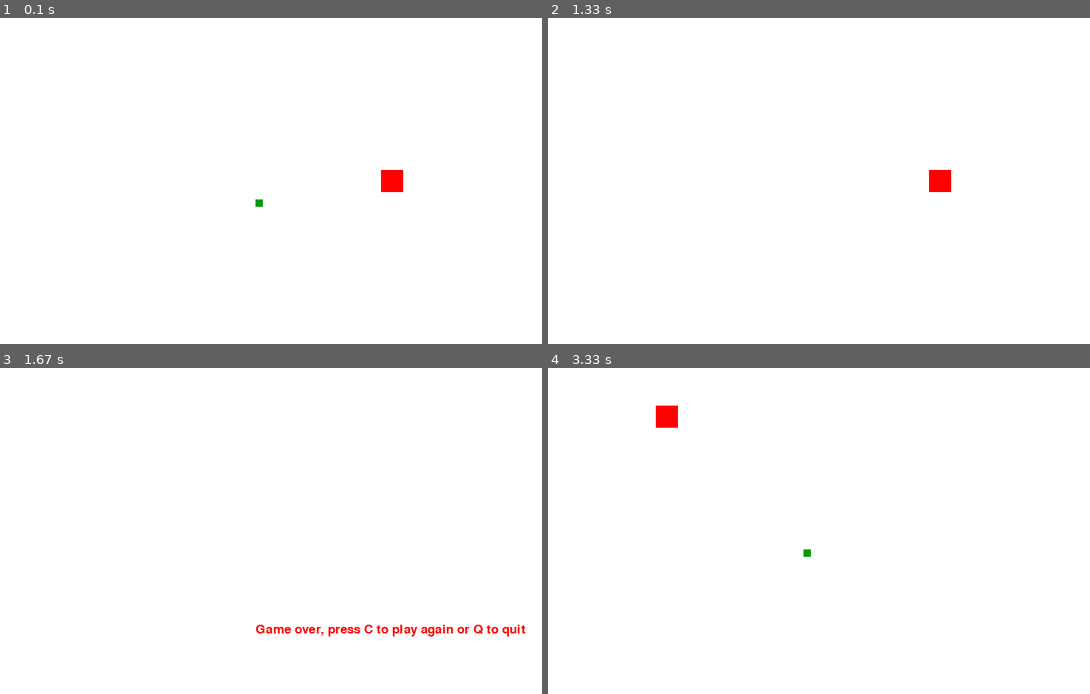
Above: before the commit, frames 1-4 (two rows, left to right).
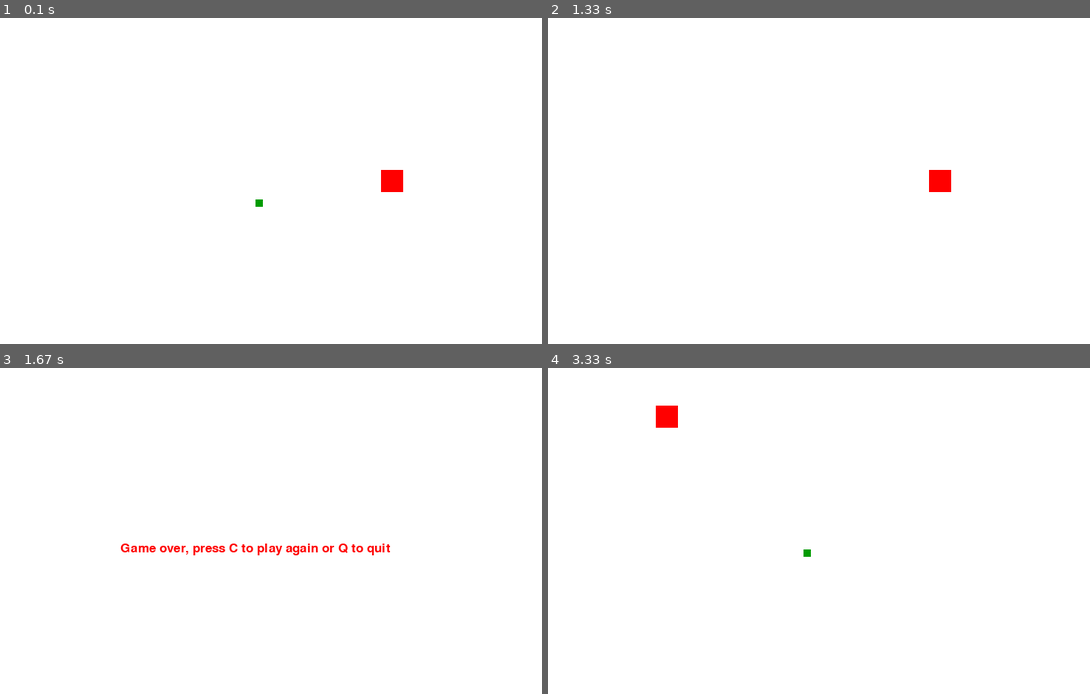
Above: after the commit, the same moments.

Repository: jchen236/pygame_fun
Game: pygame game, started from tutorial_1/framework.py
Same seed, same stepped clock (60 frames per second), same inputs: the game is played once before the commit and once after it.
Inputs:
- Up to frame 1 (0.1 s): no input
- Up to frame 2 (1.33 s): hold Right 0.33-0.8 s; hold Up 0.83-1.13 s; hold Right from 1.17 s (still down)
- Up to frame 3 (1.67 s): release Right at 1.63 s
- Up to frame 4 (3.33 s): tap C at 1.67, 3.13 s

Frames 1-2 are identical in both runs. In frame 3, 1.3% of the frame differs, in the area x 22-98%, y 53-83%; in frame 4, nothing differs.

Commit message:
Center end game text

Diff:
--- a/tutorial_1/framework.py
+++ b/tutorial_1/framework.py
@@ -24,9 +24,13 @@
     for xy in snake_list:
         pygame.draw.rect(gameDisplay, GREEN, [xy[0], xy[1], BLOCK_SIZE, BLOCK_SIZE])
 
+def text_objects(text, color):
+    textSurface = font.render(text, True, color)
+    return textSurface, textSurface.get_rect()
+
 def message_to_screen(msg, color):
     screen_text = font.render(msg, True, color)
-    gameDisplay.blit(screen_text, [DISPLAY_WIDTH / 2, DISPLAY_WIDTH / 2])
+    gameDisplay.blit(screen_text, [DISPLAY_WIDTH/2 - screen_text.get_width()/2, DISPLAY_HEIGHT/2 - screen_text.get_height()/2])
 
 def gameLoop():
     lead_x = DISPLAY_WIDTH / 2
